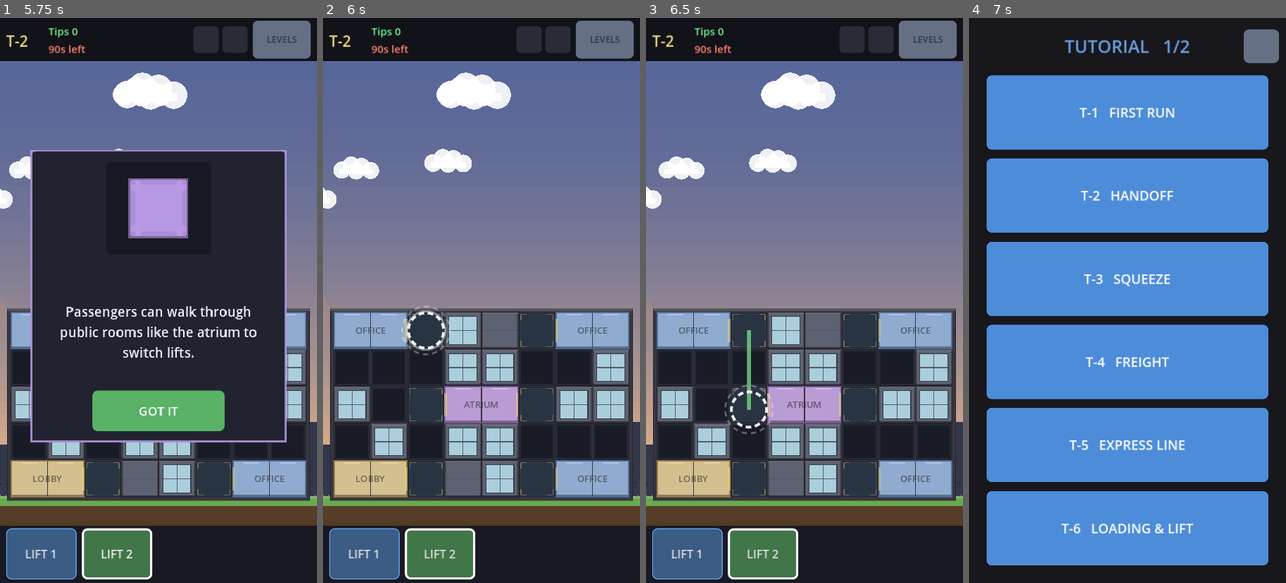
Above: before the commit, frames 1-4 (left to right).
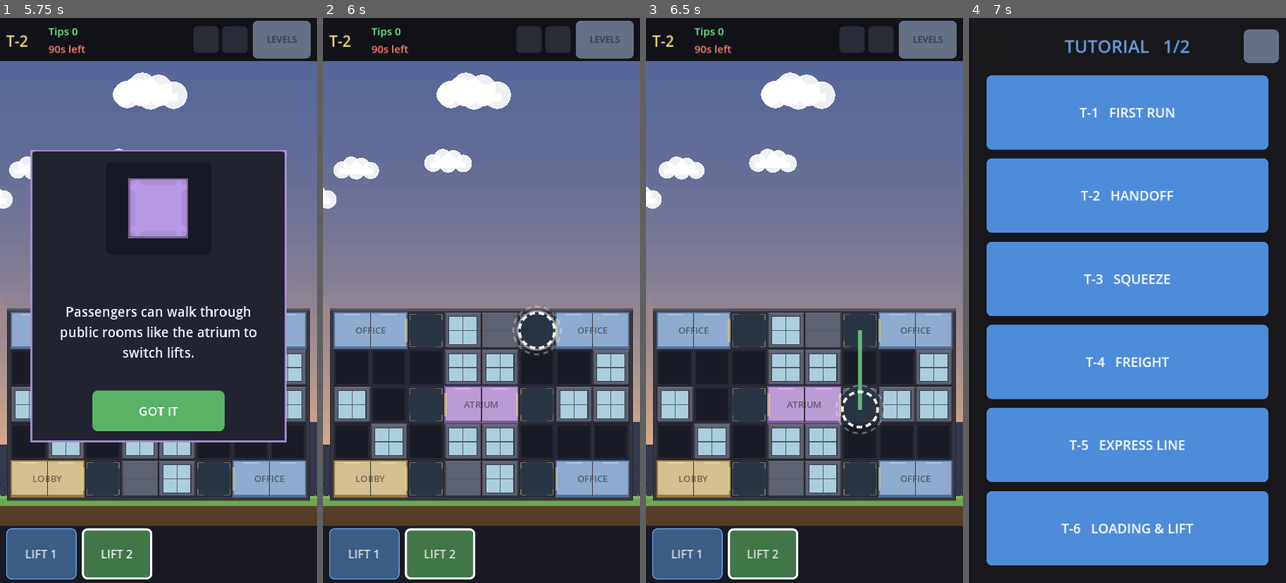
Above: after the commit, the same moments.

Repository: AlexEltonPym/elevator_game
Game: Godot game, scene res://scenes/v5_select.tscn
Same seed, same stepped clock (60 frames per second), same inputs: the game is played once before the commit and once after it.
Inputs (mouse positions are in pixels of both pictures, inside the frame that each line leads up to):
- Up to frame 1 (5.75 s): click (291, 46) at 0.52 s; click (25, 46) at 1.27 s; click "T-1 FIRST RUN" at 2 s; click "LEVELS" at 2.75 s; click "T-2 HANDOFF" at 3.5 s; click "LIFT 1" at 4.25 s; click "LIFT 2" at 5 s
- Up to frame 2 (6 s): click "GOT IT" at 5.75 s
- Up to frame 3 (6.5 s): no input
- Up to frame 4 (7 s): click "LEVELS" at 6.5 s

Frame 1 is identical in both runs. In frame 2, 0.6% of the frame differs, in the area x 24-76%, y 51-60%; in frame 3, 0.8%, in the area x 24-76%, y 55-74%; in frame 4, nothing differs.

Commit message:
T-2 demo: blue up the left, green down the right; remove board route arrows
- Handoff (T-2) default plan/demo: LIFT 1 (blue) draws UP the left column,
  LIFT 2 (green) draws DOWN the right column. Swapped solution + smoke to match
  (both are identical standard lifts, so sim/stars/0-lost unchanged).
- Drop the post-intro-card route arrows entirely (they mis-traced and weren't
  wanted); delete route_arrow5.gd + _show_route_arrow + _shot_arrow tool.

Verified: parse clean, V5 SMOKE ALL PASS (all 16 levels 0-lost), fingerprint
3658339676 unchanged.

Co-Authored-By: Claude Opus 4.8 <noreply@anthropic.com>

Diff:
--- a/scripts/v5/levels5.gd
+++ b/scripts/v5/levels5.gd
@@ -220,8 +220,8 @@
 		],
 		"quota": 16, "max_lost": 12, "shift": 90.0,
 		"stars": [160, 240, 300, 330],
-		"solution": [[[5, 0], [5, 1], [5, 2], [5, 3], [5, 4]], [[2, 4], [2, 3], [2, 2], [2, 1], [2, 0]]],
-		"demo": [[[5, 0], [5, 1], [5, 2], [5, 3], [5, 4]], [[2, 4], [2, 3], [2, 2], [2, 1], [2, 0]]],  # atrium handoff: LIFT 1 the right side, LIFT 2 lobby->atrium
+		"solution": [[[2, 0], [2, 1], [2, 2], [2, 3], [2, 4]], [[5, 0], [5, 1], [5, 2], [5, 3], [5, 4]]],
+		"demo": [[[2, 0], [2, 1], [2, 2], [2, 3], [2, 4]], [[5, 4], [5, 3], [5, 2], [5, 1], [5, 0]]],  # atrium handoff: LIFT 1 (blue) up the left, LIFT 2 (green) down the right
 		"sols": [[[[2, 2], [2, 1], [2, 0]], [[5, 4], [5, 3], [5, 2], [5, 1], [5, 0]]], [[[5, 0], [5, 1], [5, 2], [5, 3], [5,  …(220 unchanged characters)…
 		"spawn": {"interval_start": 2.6, "interval_end": 2.2, "ramp": 55.0,
 				"burst_min": 1, "burst_max": 2, "gap": 0.9},
--- a/scripts/v5/main5.gd
+++ b/scripts/v5/main5.gd
@@ -366,7 +366,6 @@
 ## on T-2/T-3, two lifts / a shared dock) without text. Persisted per level so it shows once;
 ## tap to skip. Visual only — the board stays empty, the player draws for real.
 const IntroCard5 := preload("res://scripts/v5/intro_card5.gd")
-const RouteArrow5 := preload("res://scripts/v5/route_arrow5.gd")
 
 ## The mechanic-intro levels: their card shows EVERY time you open them (not persisted) as an
 ## overlay at PLAN start. T-5 teaches cargo, T-6 teaches executives.
@@ -401,34 +400,7 @@
 	card.setup(str(m), val)
 	hud.add_child(card)
 	card.dismissed.connect(func():
-		_show_route_arrow(str(m))
 		_show_intro_queue(queue))
-
-
-## After a passenger-mechanic card dismisses, trace a demo-style arrow along the special lift's
-## route on the board (cargo lift for cargo; express for executives) — "connect these, this lift".
-func _show_route_arrow(mech: String) -> void:
-	if headless:
-		return
-	var want := ""
-	if mech == "cargo":
-		want = "cargo"
-	elif mech == "executive":
-		want = "express"
-	if want == "":
-		return
-	var sol: Array = level.get("solution", [])
-	for i in CARDS.size():
-		if str(CARDS[i].get("type", "standard")) == want and i < sol.size():
-			var pts: Array = []
-			for xy in sol[i]:
-				var cell := Vector2i(int(xy[0]), int(xy[1]))
-				pts.append(Grid5.view_offset + Grid5.view_scale * Grid5.cell_center(cell))
-			if pts.size() >= 2:
-				var arrow = RouteArrow5.new()
-				arrow.setup(pts, CARDS[i].color)
-				hud.add_child(arrow)
-			return
 
 
 const DEMO_LEVELS := ["T-1", "T-2", "T-3"]  # T-4 (cargo) will get explanatory text instead
--- a/tests/v5_smoke.gd
+++ b/tests/v5_smoke.gd
@@ -37,8 +37,8 @@
 		"T-1":
 			return [_c([[2,0],[2,1],[2,2],[2,3],[2,4]])]
 		"T-2":
-			return [_c([[5,0],[5,1],[5,2],[5,3],[5,4]]),
-					_c([[2,4],[2,3],[2,2],[2,1],[2,0]])]
+			return [_c([[2,0],[2,1],[2,2],[2,3],[2,4]]),
+					_c([[5,0],[5,1],[5,2],[5,3],[5,4]])]
 		"T-3":
 			return [_c([[2,0],[2,1],[2,2],[2,3],[2,4]]),
 					_c([[2,4],[3,4],[3,5],[3,6],[3,7],[3,8]])]
